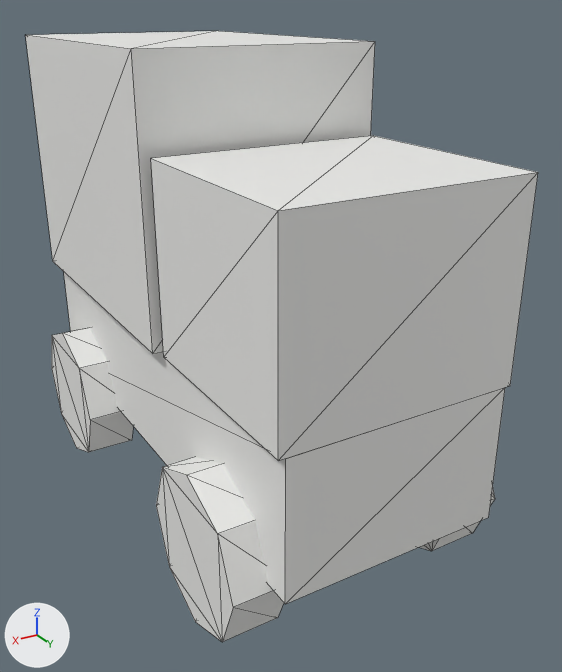
What one commit did to the glTF model packages/engine-core/assets/models/veh_box_van.glb.
Rendered twice from a 50 mm lens placed at (0.592, 1.126, 0.857), pointed at (-0.042, 0.069, 0.329). The axes (+X, +Y, +Z) are drawn at lower left. The lights are the same throughout. The older version comes first. Mesh edges are drawn as thin lines. Vertices at exactly the same position are counted once.

The older version as bpy lines, for what is in view:
```python
me_veh_box_van = bpy.data.meshes.new('veh_box_van')
me_veh_box_van.from_pydata(...)  # 88 vertices, 148 faces; spans x -0.235..0.235, y -0.45..0.45, z 0.0..0.8
me_veh_box_van.materials.append(mat_veh_box_van_mat)  # white #efefec
# before: 14 (0.19, 0.45, 0.66) at pixel (278, 210), 15 (-0.19, 0.45, 0.66) at pixel (538, 172)
ob_veh_box_van = bpy.data.objects.new('veh_box_van', me_veh_box_van)
ob_veh_box_van.location = (0.0, 0.0, 0.0)
```
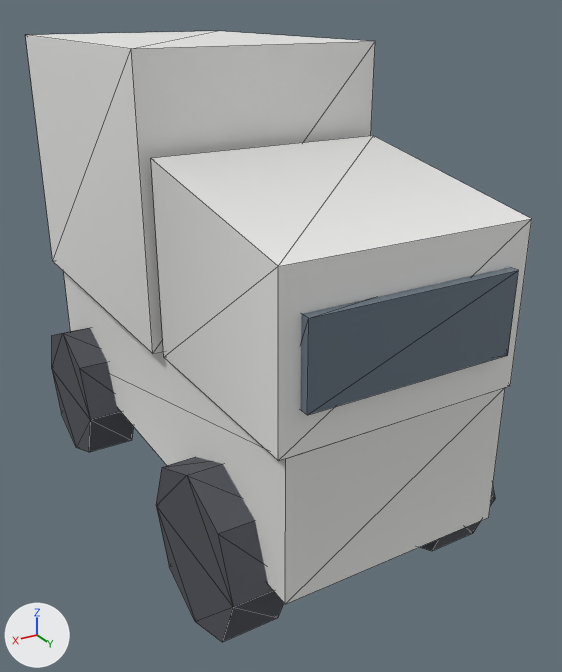
The newer file is also turned or shifted as a whole; pictures and numbers use the older file's frame.

Scene script edits in JSON lines:
```json
{"op": "add", "block": "mat_veh_box_van_inset", "code": ["mat_veh_box_van_inset = bpy.data.materials.new('veh_box_van_inset')", "# nodes: BsdfPrincipled, Mix, OutputMaterial, VertexColor", "# colours: greyish blue #657380, mixed with the vertex colours"]}
{"op": "add", "block": "mat_veh_box_van_dark", "code": ["mat_veh_box_van_dark = bpy.data.materials.new('veh_box_van_dark')", "# nodes: BsdfPrincipled, Mix, OutputMaterial, VertexColor", "# colours: dark grey #4d5057, mixed with the vertex colours"]}
{"op": "add", "block": "mat_veh_box_van_body", "code": ["mat_veh_box_van_body = bpy.data.materials.new('veh_box_van_body')", "# nodes: BsdfPrincipled, Mix, OutputMaterial, VertexColor", "# colours: white #efefec, mixed with the vertex colours"]}
{"block": "me_veh_box_van", "where": "# used by ob_veh_box_van; location = (0.0, 0.0, 0.0)"}
{"block": "me_veh_box_van", "where": "# verts and faces of me_veh_box_van; kept vertices keep their numbers, new ones are numbered from 88"}
{"op": "remove", "block": "me_veh_box_van", "code": "me_veh_box_van.from_pydata(...)  # 88 vertices, 148 faces; spans x -0.235..0.235, y -0.45..0.45, z 0.0..0.8"}
{"op": "add", "block": "me_veh_box_van", "code": "me_veh_box_van.from_pydata(...)  # 96 vertices, 160 faces; spans x -0.235..0.235, y -0.45..0.465, z 0.0..0.8"}
{"block": "me_veh_box_van", "change": "me_veh_box_van part 1: a new loose piece, a box spanning x -0.16..0.16, y 0.415..0.465, z 0.42..0.54, in mat_veh_box_van_inset"}
{"block": "me_veh_box_van", "change": "me_veh_box_van part 2"}
{"op": "add", "block": "me_veh_box_van", "code": "verts[14] = (0.19, 0.45, 0.6)  # moved, pixel (278, 266)"}
{"op": "add", "block": "me_veh_box_van", "code": "verts[15] = (-0.19, 0.45, 0.6)  # moved, pixel (531, 218)"}
{"block": "me_veh_box_van", "change": "me_veh_box_van part 3"}
{"block": "me_veh_box_van", "change": "48 faces are deleted"}
{"block": "me_veh_box_van", "change": "48 new faces join them, mat_veh_box_van_dark"}
{"block": "me_veh_box_van", "change": "me_veh_box_van part 4: 36 faces spanning x -0.2..0.2, y -0.45..0.45, z 0.14..0.8 switch from mat_veh_box_van_mat (white #efefec) to mat_veh_box_van_body"}
{"block": "me_veh_box_van", "change": "me_veh_box_van part 5: 64 faces spanning x -0.235..0.235, y -0.43..0.41, z 0.0..0.26 switch from mat_veh_box_van_mat (white #efefec) to mat_veh_box_van_dark"}
{"op": "add", "block": "me_veh_box_van", "code": "me_veh_box_van.materials.append(mat_veh_box_van_inset)"}
```

Boxes (x1, y1, x2, y2) around the edits, measured in the pictures (562 x 672 px; the box of a moved part takes in the faces that stretch with it):
```json
{"object": "veh_box_van", "change": "reshaped", "before": [26, 31, 538, 642], "after": [26, 31, 532, 642]}
{"part": 1, "of": "me_veh_box_van", "change": "added", "after": [300, 267, 519, 415], "on screen": "blue"}
{"part": 2, "of": "me_veh_box_van", "change": "moved or reshaped", "before": [151, 136, 538, 461], "after": [151, 136, 532, 461]}
{"part": 3, "of": "me_veh_box_van", "change": "moved or reshaped", "before": [52, 333, 439, 641], "after": [52, 333, 439, 641]}
{"part": 4, "of": "me_veh_box_van", "change": "recoloured", "before": [68, 91, 532, 604], "after": [68, 91, 532, 604]}
{"part": 5, "of": "me_veh_box_van", "change": "recoloured", "before": [61, 328, 495, 642], "after": [61, 328, 495, 642]}
```
